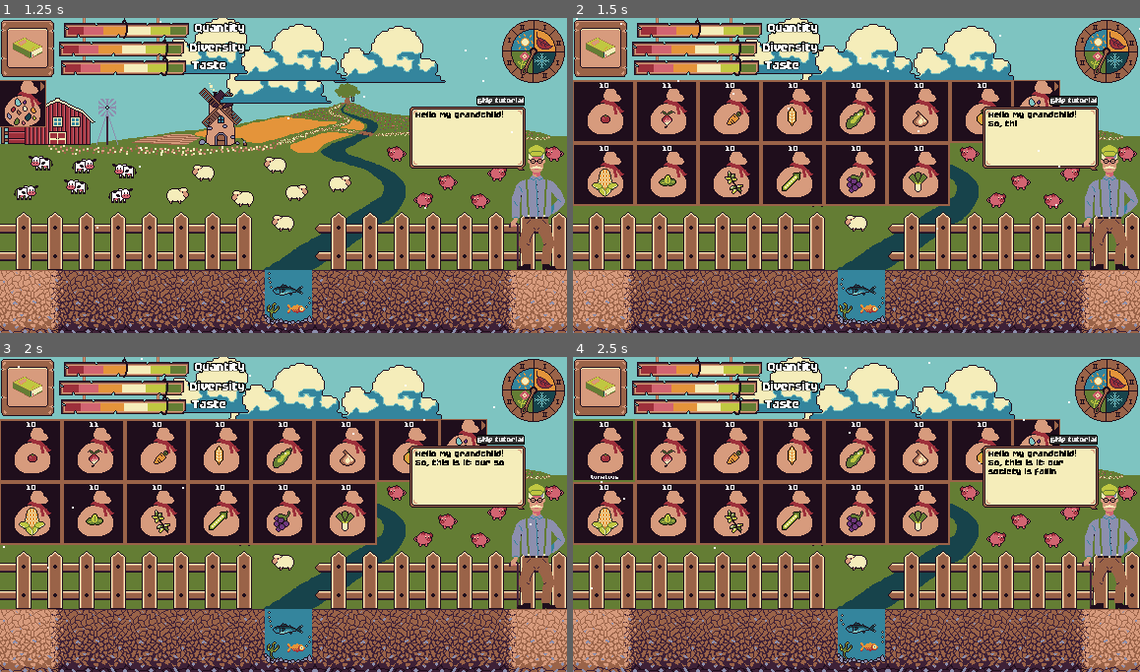
Above: before the commit, frames 1-4 (two rows, left to right).
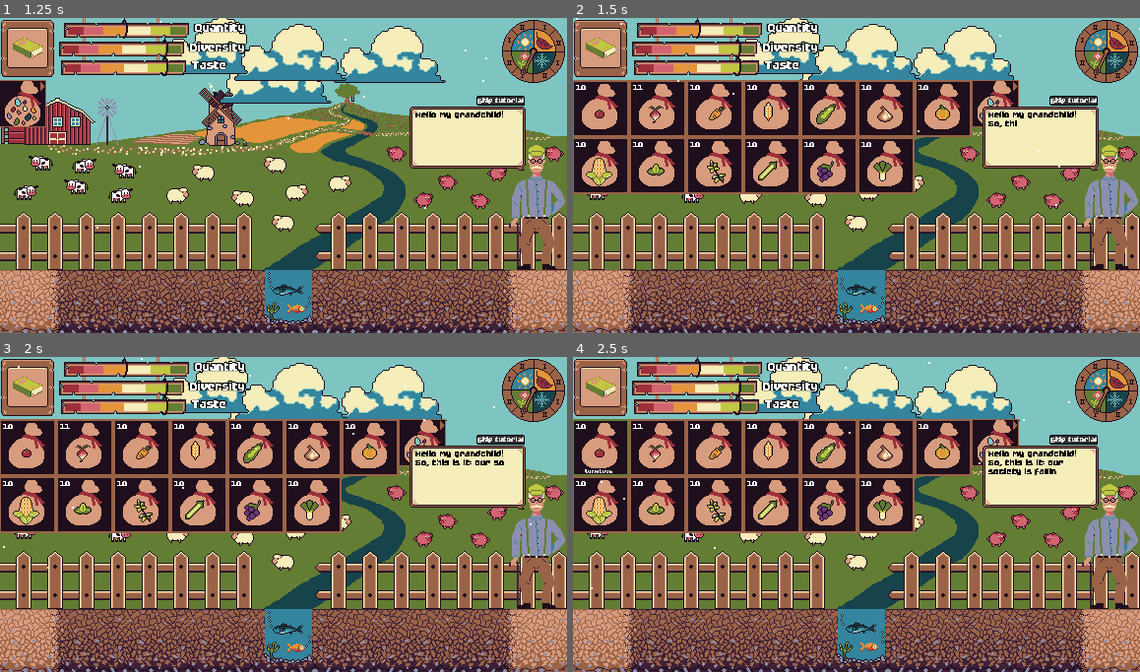
Above: after the commit, the same moments.

Repository: JustAlternate/Regenerative_Game_Jam
Game: Godot game, scene res://Scenes/menu.tscn
Same seed, same stepped clock (60 frames per second), same inputs: the game is played once before the commit and once after it.
Inputs (mouse positions are in pixels of both pictures, inside the frame that each line leads up to):
- Up to frame 1 (1.25 s): click "Play" at 0.5 s
- Up to frame 2 (1.5 s): click (595, 103) at 1.25 s
- Up to frame 3 (2 s): no input
- Up to frame 4 (2.5 s): click "10" at 2 s

Frame 1 is identical in both runs. In frame 2, 19% of the frame differs, in the area x 0-86%, y 19-60%; in frame 3, 19%; in frame 4, 19%.

Commit message:
seed container reduction

Diff:
--- a/Scenes/seed_container.tscn
+++ b/Scenes/seed_container.tscn
@@ -23,8 +23,8 @@
 
 [node name="SeedContainer" type="TextureButton"]
 texture_filter = 1
-offset_right = 64.0
-offset_bottom = 64.0
+offset_right = 58.0
+offset_bottom = 58.0
 texture_normal = ExtResource("1_qdf2a")
 texture_focused = ExtResource("2_ndrbk")
 script = ExtResource("2_kilvm")
@@ -32,27 +32,26 @@
 seed_name = "carrot"
 
 [node name="sac" type="Sprite2D" parent="."]
-position = Vector2(34, 32)
+position = Vector2(28, 27)
 texture = ExtResource("4_e1de4")
 
 [node name="SeedNumberLabel" type="Label" parent="."]
 layout_mode = 0
-offset_left = 3.0
-offset_top = 2.0
-offset_right = 121.0
-offset_bottom = 16.0
+offset_left = 4.0
+offset_top = 4.0
+offset_right = 110.0
+offset_bottom = 18.0
 scale = Vector2(0.5, 0.5)
 label_settings = SubResource("LabelSettings_asshp")
-horizontal_alignment = 1
 vertical_alignment = 1
 autowrap_mode = 3
 
 [node name="Label" type="Label" parent="."]
 layout_mode = 0
-offset_left = 3.0
-offset_top = 56.0
-offset_right = 153.0
-offset_bottom = 71.0
+offset_left = -3.0
+offset_top = 50.0
+offset_right = 147.0
+offset_bottom = 65.0
 scale = Vector2(0.4, 0.4)
 theme = SubResource("Theme_8mflw")
 text = "tomatoes"
@@ -62,7 +61,7 @@
 autowrap_mode = 3
 
 [node name="Sprite2D" type="Sprite2D" parent="."]
-position = Vector2(-29, 0)
+position = Vector2(-35, -5)
 texture = ExtResource("6_kpi08")
 centered = false
 offset = Vector2(32, 0)
--- a/Scripts/dialogue_grand_pere.gd
+++ b/Scripts/dialogue_grand_pere.gd
@@ -8,7 +8,7 @@
 @export var time_betwen_dialogue:float = 2
 @export var time_after_dialogue:float = 3
 var number_of_time_grandpa_talked = 0
-var number_of_time_until_mongolian = 3
+var number_of_time_until_mongolian = 1000000
 
 
 var state = "none"
Binary file changed: Assets/Plant/sprite-sac.png
Binary file changed: Assets/sprites/seed_drawer/container_background.png
Binary file changed: Assets/sprites/seed_drawer/container_selected.png
Not shown: 1 places in Scenes/seed_container.tscn that only renumber resources
Not shown: 1 places in Scenes/seed_drawer.tscn that only renumber resources
